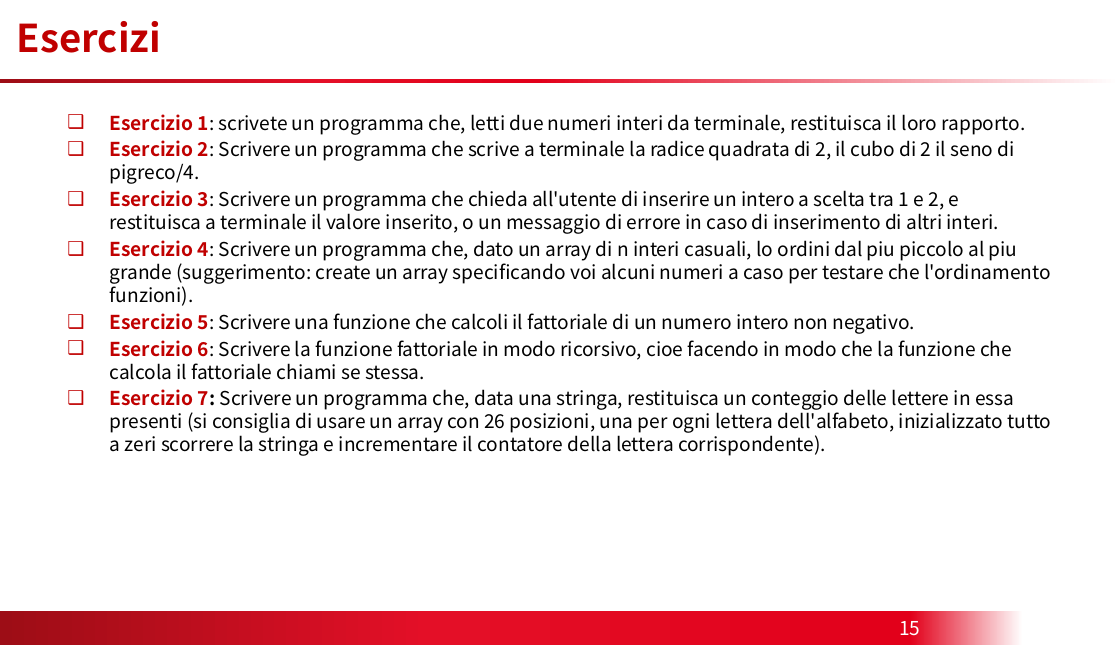
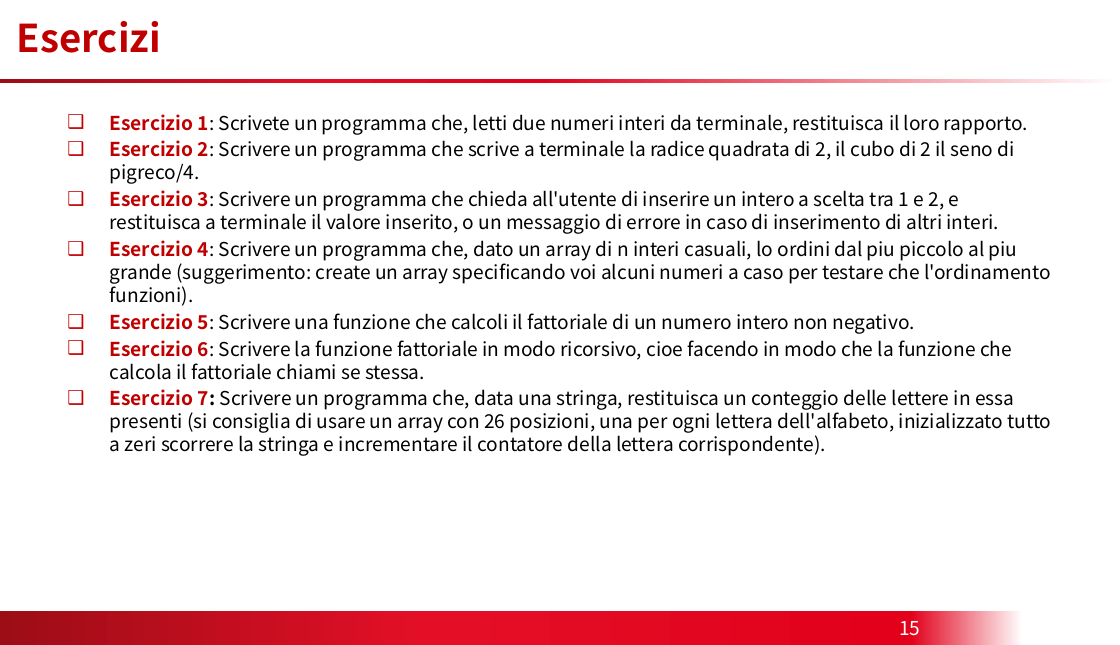
Before and after one commit to biancini/Esercizi-ITS, a slide deck: slide 15 of Sviluppo Software.pptx. Drawn at 1120x645 pixels with LibreOffice and Linux fonts; fonts in the diff are those of the drawing; background and template pictures are left out. Boxes give left, top, right and bottom in pixels: in the first picture for what was removed or moved away, otherwise in the second. Text is boxed around its words. In the diff, an @@ line names an element or a change of style, - is before the commit and + after.

```diff
--- a/Sviluppo Software.pptx
+++ b/Sviluppo Software.pptx
@@ text at (110, 114, 1028, 135): text changed @@
-❑ Esercizio 1: scrivete un programma che, letti due numeri interi da terminale, restituisca il loro rapporto.
+❑ Esercizio 1: Scrivete un programma che, letti due numeri interi da terminale, restituisca il loro rapporto.
```
Also in this commit, not shown: 10 other files.
